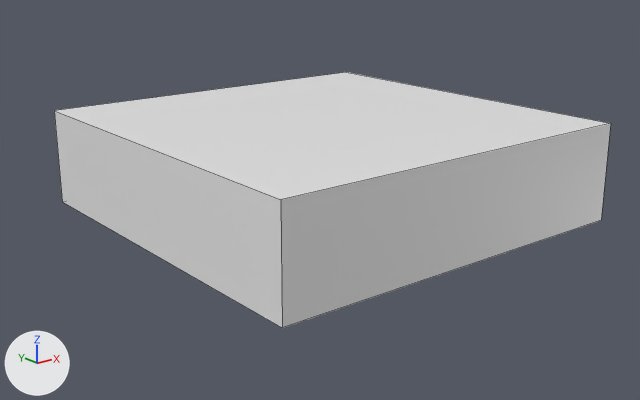
What one commit did to the FBX model Assets/Art/Models/LandingPad.fbx.
Before and after are seen from a 50 mm lens placed at (-2.77, -3.44, 1.44), pointed at (-0.13, -0.14, 0.12). Lighting does not change. The marker at lower left points along +X, +Y and +Z. Mesh edges are drawn as thin lines.
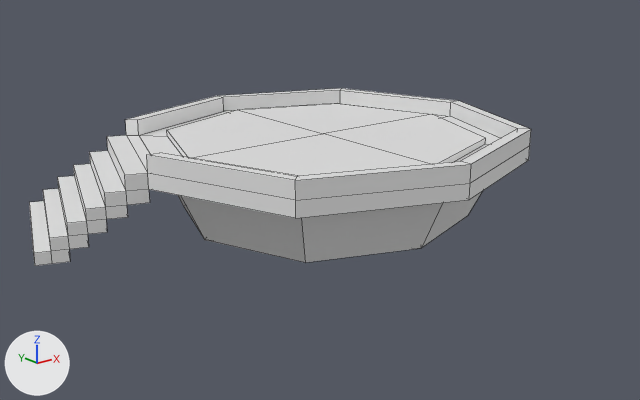
Commit message: Added a better landing pad

What changed in the scene script:
```text
Change me_cube:
    used by ob_cube; location = (0.0, 0.0, 0.0); rotation_euler = (1.571, 0.0, 0.0), in degrees (90, 0, 0); scale = (0.005, 0.005, 0.005)
    verts and faces of me_cube; kept vertices keep their numbers, new ones are numbered from 8
    before: 0 (200.0, 100.0, -200.0) at pixel (346, 72), 1 (200.0, 0.0, -200.0), 2 (200.0, 100.0, 200.0) at pixel (610, 123), 3 (200.0, 0.0, 200.0) at pixel (601, 220), 4 (-200.0, 100.0, -200.0) at pixel (54, 110)
    before: 5 (-200.0, 0.0, -200.0) at pixel (62, 201), 6 (-200.0, 100.0, 200.0) at pixel (280, 199), 7 (-200.0, 0.0, 200.0) at pixel (282, 327)
    remove me_cube.from_pydata(...)  # 8 vertices, 6 faces; spans x -200.0..200.0, y 0.0..100.0, z -200.0..200.0
    add me_cube.from_pydata(...)  # 117 vertices, 118 faces; spans x -148.0..100.0, y 0.0..46.0, z -100.0..100.0
    me_cube part 1
    add delete_vertices([*range(0, 8)])  # with the faces that use them
    me_cube part 2
    71 vertices are added at x -148.0..100.0, y 0.0..41.0, z -100.0..100.0
    18 new vertices lie (0.0, 8.0, 0.0) away from vertices in x -109.0..100.0, y 30.0..38.0, z -100.0..100.0
    8 new vertices lie (0.0, 8.0, 0.0) away from vertices in x -100.0..100.0, y 38.0, z -100.0..100.0
    10 new vertices lie (27.0, 0.0, -73.0) away from vertices in x -148.0..-118.0, y 0.0..30.0, z -18.0..-7.0
    5 new vertices lie (-8.0, 0.0, -2.0) away from vertices in x -126.0..-107.0, y 6.0..18.0, z -86.0..-10.0
    5 new vertices lie (0.0, -6.0, 0.0) away from vertices in x -134.0..-83.0, y 6.0..24.0, z -88.0..-3.0
    118 new faces join them
Change ob_cube:
    ob_cube.scale: (0.005, 0.005, 0.005) -> (0.01, 0.01, 0.01)
```

What differs and where, as boxes (x1, y1, x2, y2) in the pictures (640 x 400 px):
'Cube', reshaped, rescaled (10% narrower, 30% shorter)
    before: (54, 72, 611, 328)
    after: (29, 88, 531, 266)
part 1 of me_cube, deleted
    before: (54, 72, 611, 328)
part 2 of me_cube, added
    after: (29, 88, 531, 266)
